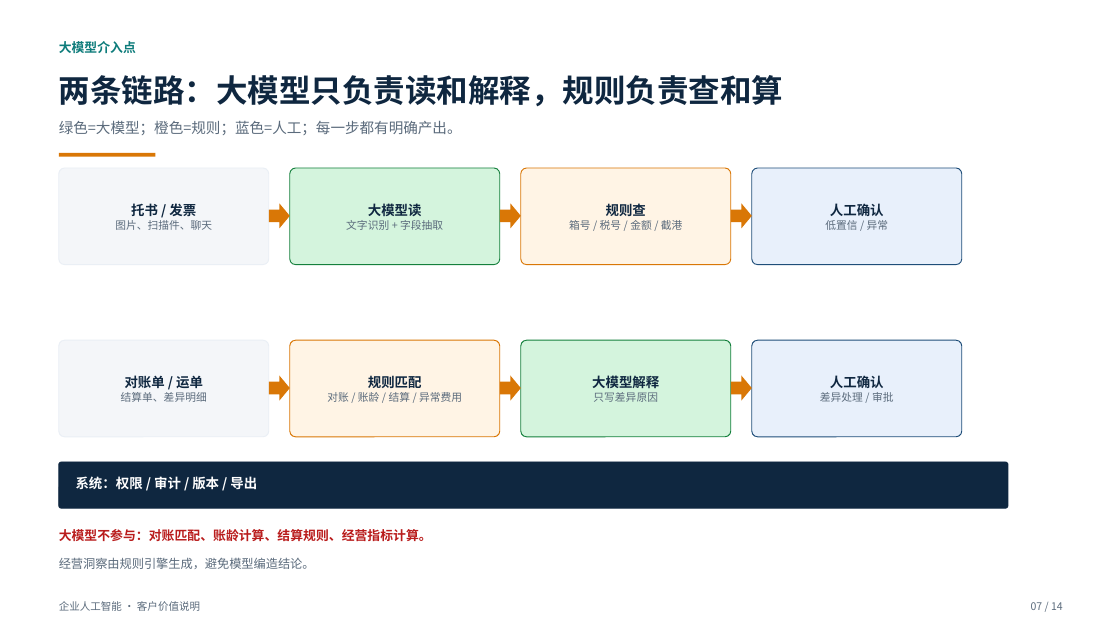
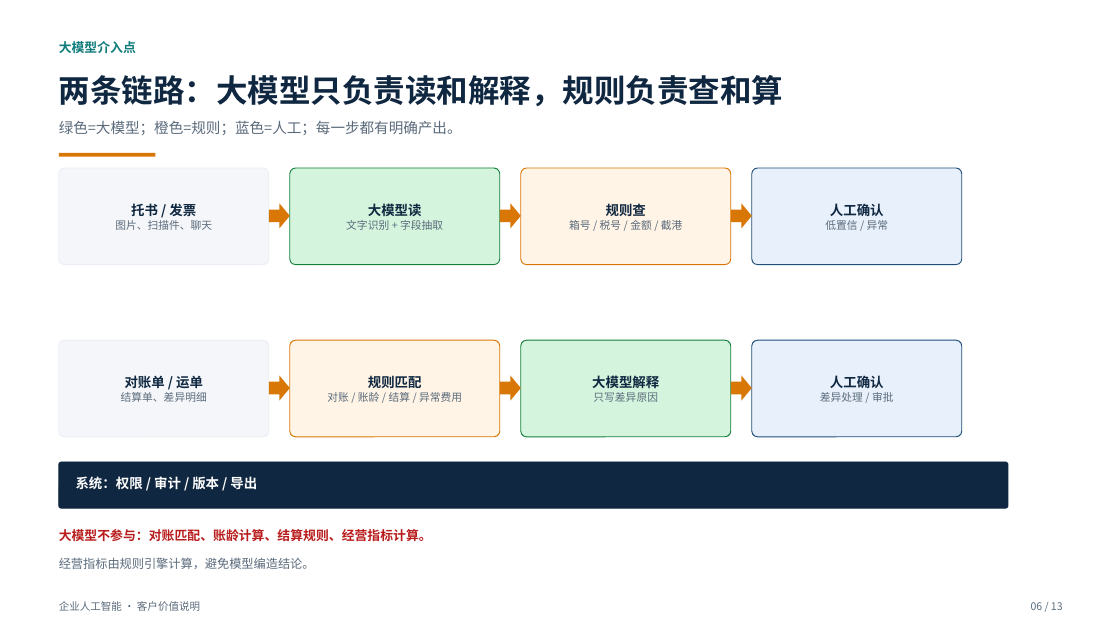
Before and after one commit to roma007/Enterprise-AI, a slide deck: slide 6 of 会客包/reports/客户老板版_系统能力介绍_2026-11-05.pptx (slide 7 before the commit). Drawn at 1120x630 pixels with LibreOffice and Linux fonts; fonts in the diff are those of the drawing. Boxes give left, top, right and bottom in pixels: in the first picture for what was removed or moved away, otherwise in the second. Text is boxed around its words. In the diff, an @@ line names an element or a change of style, - is before the commit and + after.

Commit message:
docs(report): 删除客户老板版 PPT 经营洞察页 [AI-29]

```diff
--- a/会客包/reports/客户老板版_系统能力介绍_2026-11-05.pptx
+++ b/会客包/reports/客户老板版_系统能力介绍_2026-11-05.pptx
@@ text at box(59, 557, 315, 569): text changed @@
-经营洞察由规则引擎生成，避免模型编造结论。
+经营指标由规则引擎计算，避免模型编造结论。
@@ text at box(1031, 602, 1063, 610): text changed @@
-07 / 14
+06 / 13
```
Also in this commit, not shown: 10 other slides changed, 1 slide removed, 7 other files.
